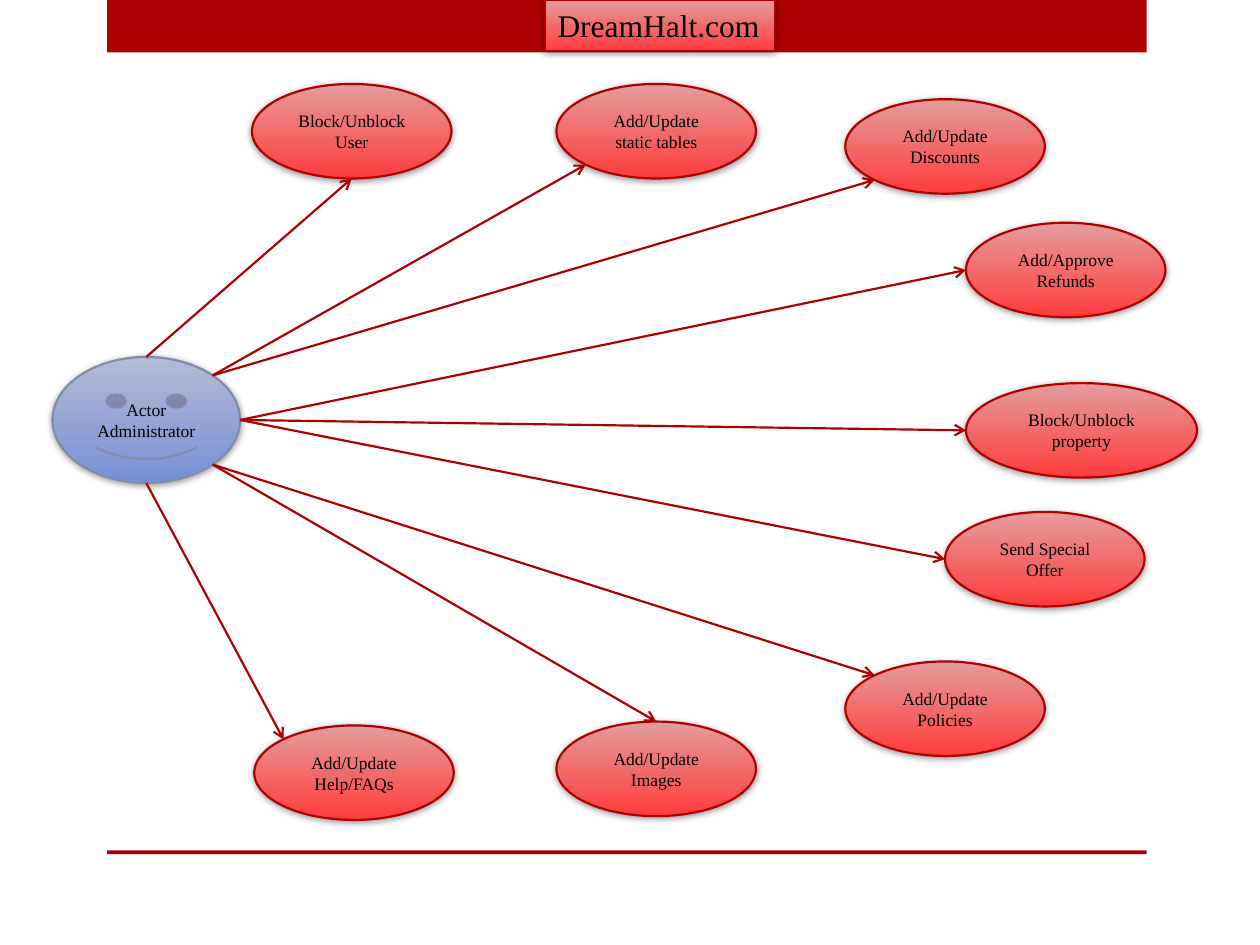
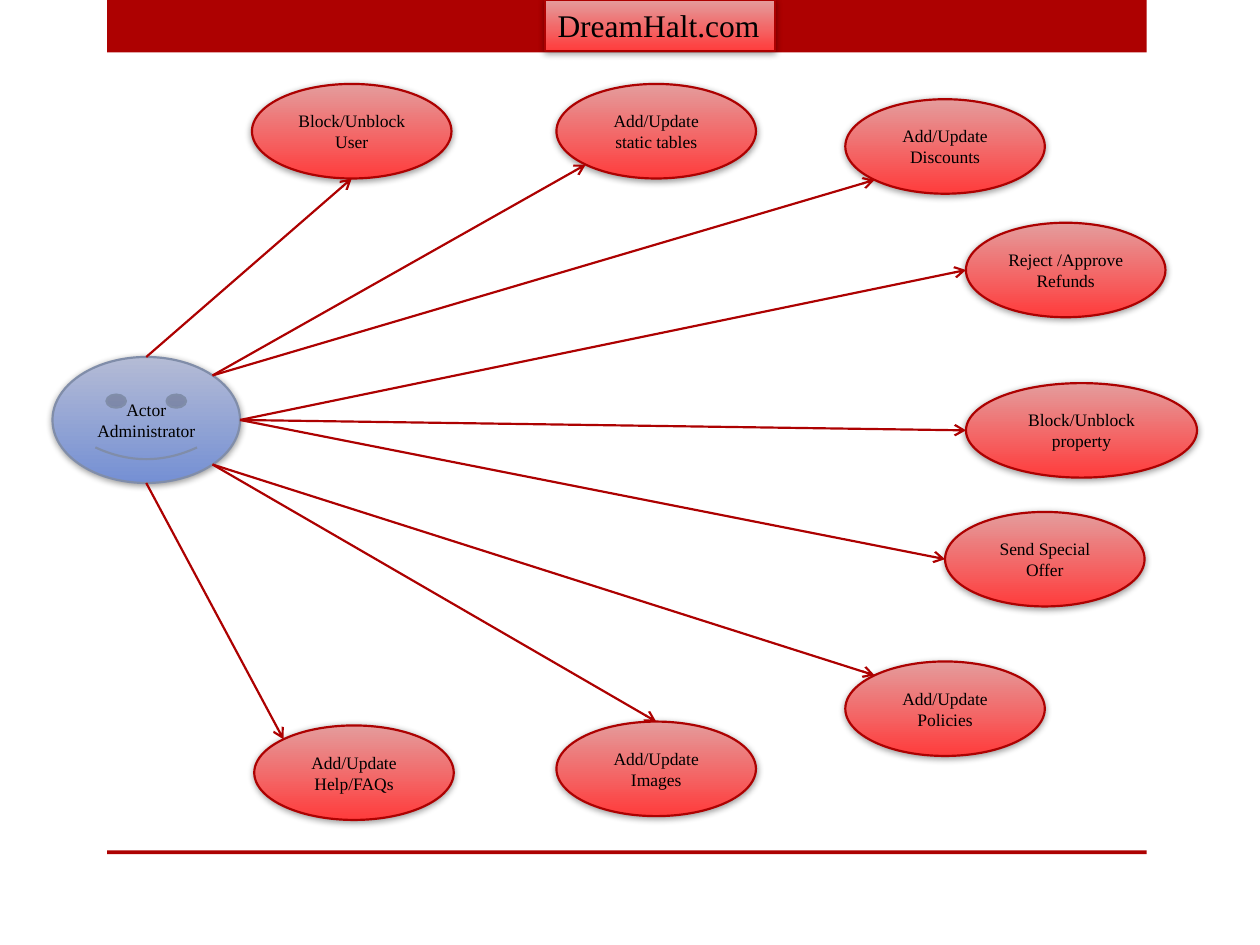
Before and after one commit to E-Home/Documentation, a slide deck: slide 4 of Use Cases/UseCaseDiagram.pptx. Drawn at 1260x945 pixels with LibreOffice and Linux fonts; fonts in the diff are those of the drawing; background and template pictures are left out. Boxes give left, top, right and bottom in pixels: in the first picture for what was removed or moved away, otherwise in the second. Text is boxed around its words. In the diff, an @@ line names an element or a change of style, - is before the commit and + after.

```diff
--- a/Use Cases/UseCaseDiagram.pptx
+++ b/Use Cases/UseCaseDiagram.pptx
@@ text in ellipse at bbox=[1008, 254, 1123, 287]: text changed @@
-Add/Approve Refunds
+Reject /Approve Refunds
```
Also in this commit, not shown: 2 other slides changed, 1 slide removed.
